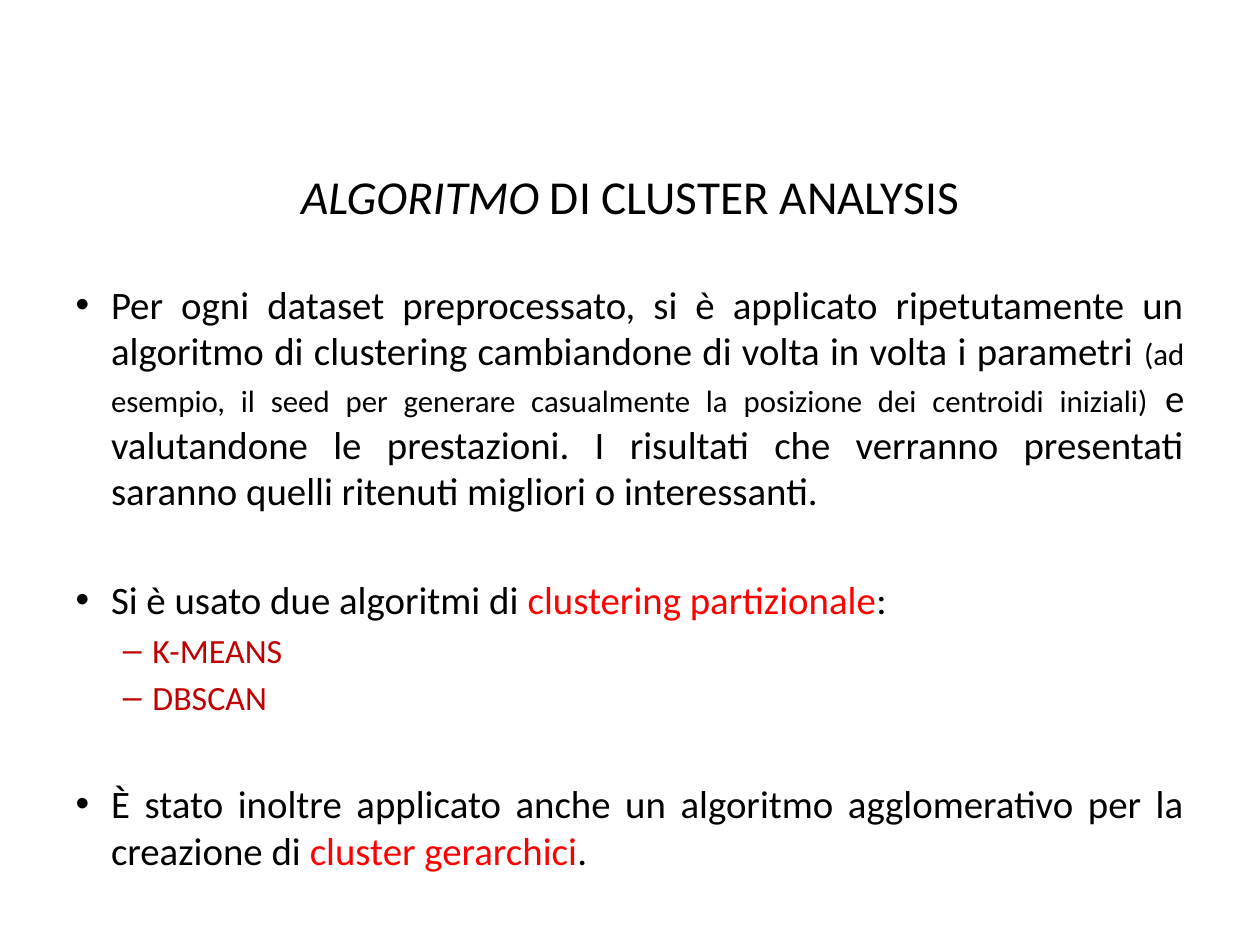
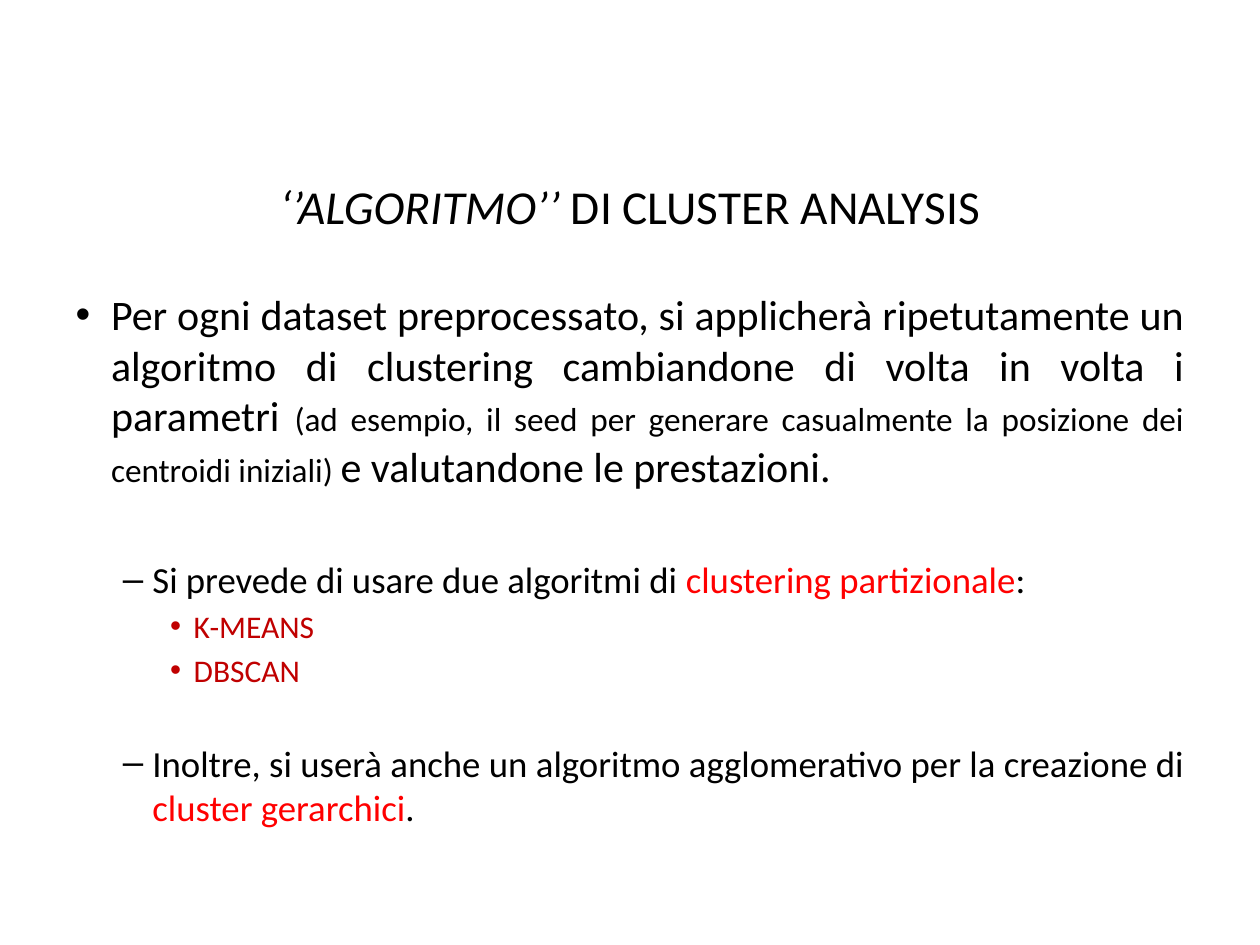
Before and after one commit to BlacknDecker/unifi, a slide deck: slide 39 of relazione.pptx (slide 38 before the commit). Drawn at 1260x945 pixels with LibreOffice and Linux fonts; fonts in the diff are those of the drawing; background and template pictures are left out. Boxes give left, top, right and bottom in pixels: in the first picture for what was removed or moved away, otherwise in the second. Text is boxed around its words. In the diff, an @@ line names an element or a change of style, - is before the commit and + after.

```diff
--- a/relazione.pptx
+++ b/relazione.pptx
@@ title at bbox=[280, 190, 980, 225]: text changed @@
-ALGORITMO DI CLUSTER ANALYSIS
+‘’ALGORITMO’’ DI CLUSTER ANALYSIS
@@ text "Per ogni dataset preprocessato, si ...": place and size @@
-text "Per ogni dataset preprocessato, si ..." at bbox=[111, 292, 1184, 825]
+text "Per ogni dataset preprocessato, si ..." at bbox=[111, 300, 1184, 828]
@@ text at bbox=[111, 300, 1184, 600]: text changed; size 22.2 to 24 pt @@
-• Per ogni dataset preprocessato, si è applicato ripetutamente un algoritmo di clustering cambiandone di volta in volta i parametri (ad esempio, il seed per generare casualmente la posizione dei centroidi iniziali) e valutandone le prestazioni. I risultati che verranno presentati saranno quelli ritenuti migliori o interessanti.
-• Si è usato due algoritmi di clustering partizionale:
+• Per ogni dataset preprocessato, si applicherà ripetutamente un algoritmo di clustering cambiandone di volta in volta i parametri (ad esempio, il seed per generare casualmente la posizione dei centroidi iniziali) e valutandone le prestazioni.
+  – Si prevede di usare due algoritmi di clustering partizionale:
@@ text at bbox=[194, 617, 314, 683]: size 19.4 to 18 pt in "K-MEANS", "DBSCAN"; bullet – to •; list level 2 to 3 in "K-MEANS"; list level 2 to 3 in "DBSCAN" @@
@@ text at bbox=[152, 751, 1184, 828]: text changed; size 22.2 to 21 pt @@
-• È stato inoltre applicato anche un algoritmo agglomerativo per la creazione di cluster gerarchici.
+  – Inoltre, si userà anche un algoritmo agglomerativo per la creazione di cluster gerarchici.
```
Also in this commit, not shown: 22 other slides changed, 12 slides added, 58 other files.
